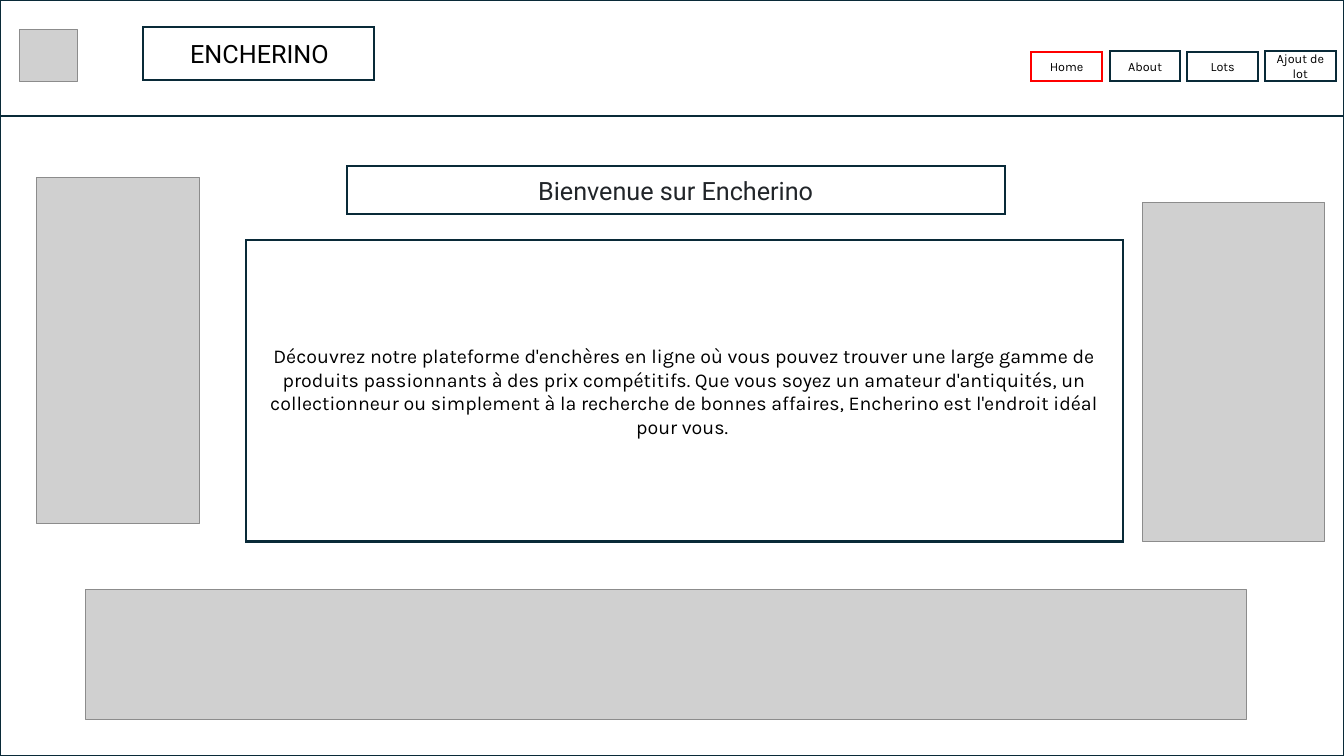
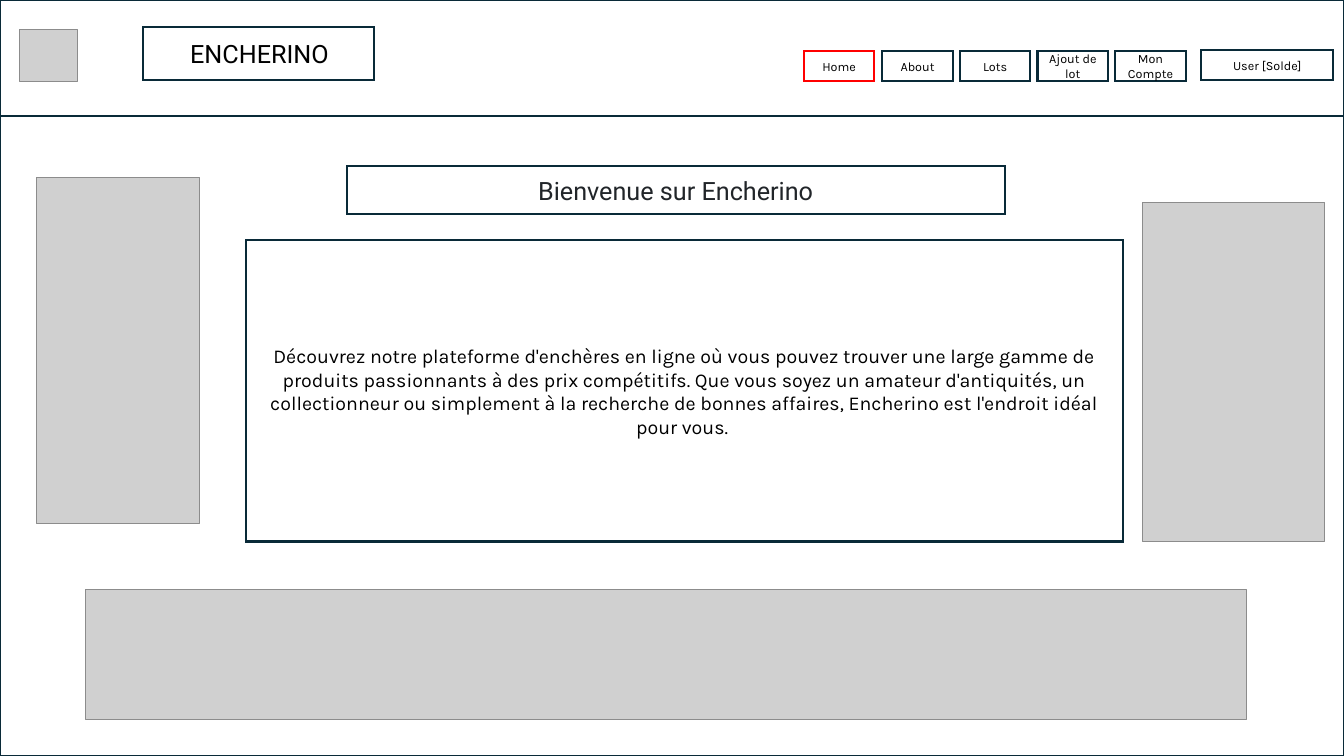
Before and after one commit to ETML-ES-PROJ-LABE-LAFE/LesMarteauxPatissiers-Frontend, a slide deck: slide 6 of Document/Mockup.pptx (slide 5 before the commit). Drawn at 1344x756 pixels with LibreOffice and Linux fonts; fonts in the diff are those of the drawing; grey boxes stand for pictures. Boxes give left, top, right and bottom in pixels: in the first picture for what was removed or moved away, otherwise in the second. Text is boxed around its words. In the diff, an @@ line names an element or a change of style, - is before the commit and + after.

```diff
--- a/Document/Mockup.pptx
+++ b/Document/Mockup.pptx
@@ rectangle "Home": place and size @@
-rectangle "Home" at [1031,51,1102,82]
+rectangle "Home" at [804,51,874,82]
@@ 3 rectangles: place and size @@
-3 rectangles at [1110,51,1336,82]
+3 rectangles at [882,51,1108,82]
@@ rectangle added at [1115,51,1186,82], fill #FFFFFF, outline #092A39 1.5 pt, 9 pt, text #000000 @@
+Mon Compte
@@ rectangle added at [1202,50,1334,81], fill #FFFFFF, outline #092A39 1.5 pt, 9 pt, text #000000 @@
+User [Solde]
```
Also in this commit, not shown: 4 other slides changed, 2 slides added, 1 other file.
